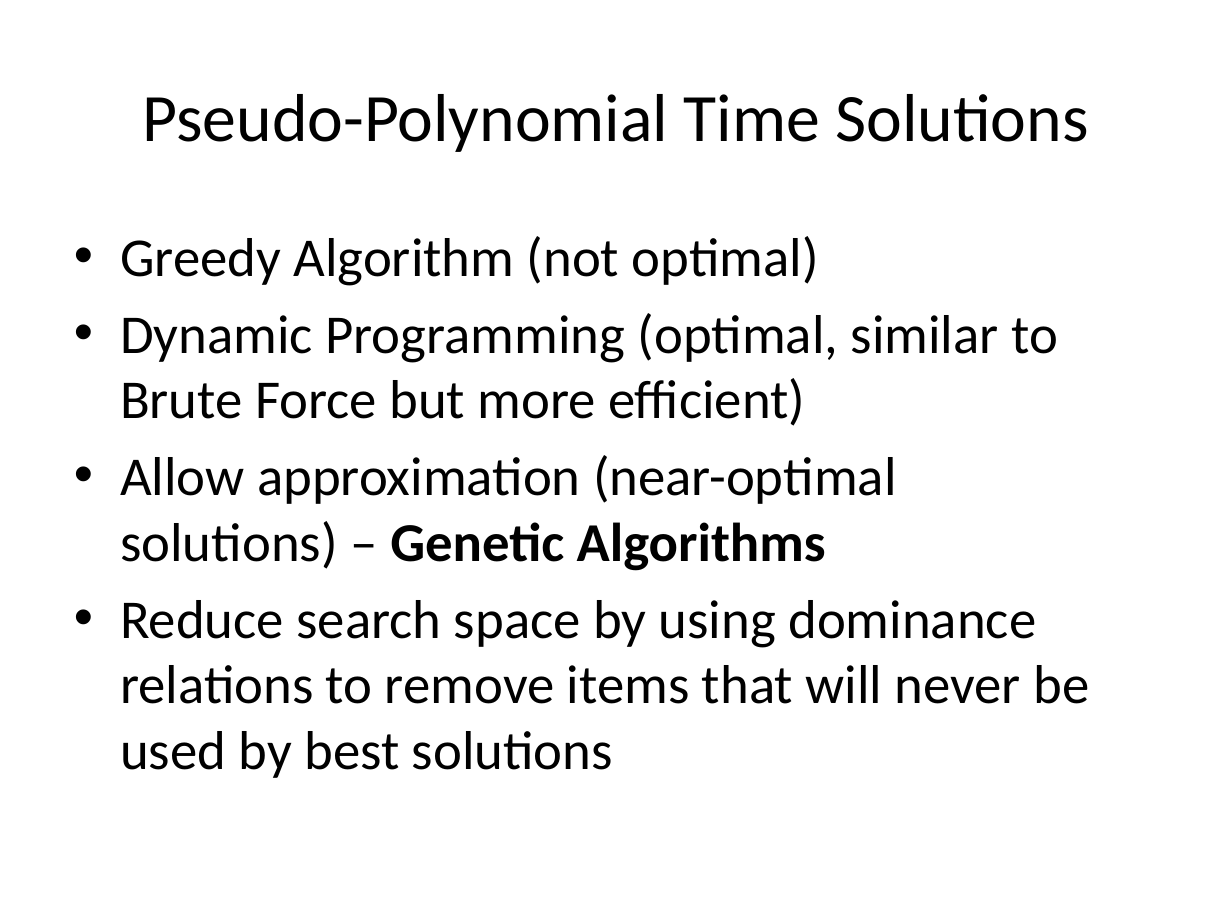
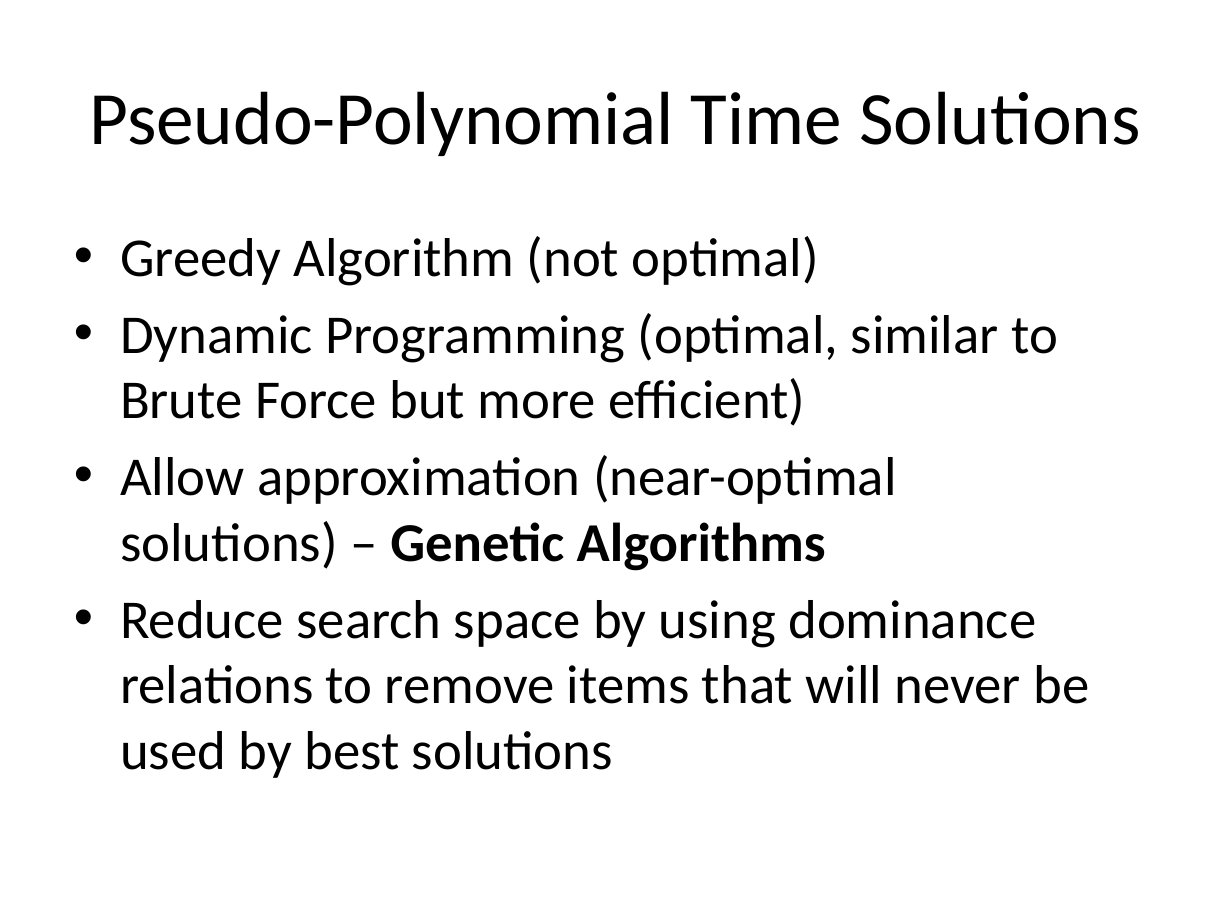
Before and after one commit to proj6-knapsack/knapsack, a slide deck: slide 6 of docs/knapsack_presentation.pptx. Drawn at 1232x924 pixels with LibreOffice and Linux fonts; fonts in the diff are those of the drawing. Boxes give left, top, right and bottom in pixels: in the first picture for what was removed or moved away, otherwise in the second. Text is boxed around its words. In the diff, an @@ line names an element or a change of style, - is before the commit and + after.

```diff
--- a/docs/knapsack_presentation.pptx
+++ b/docs/knapsack_presentation.pptx
@@ title "Pseudo-Polynomial Time Solutions" at bbox=[89, 91, 1141, 156]: size 39.6 to 44 pt @@
```
Also in this commit, not shown: 6 other slides changed, 1 slide added.
